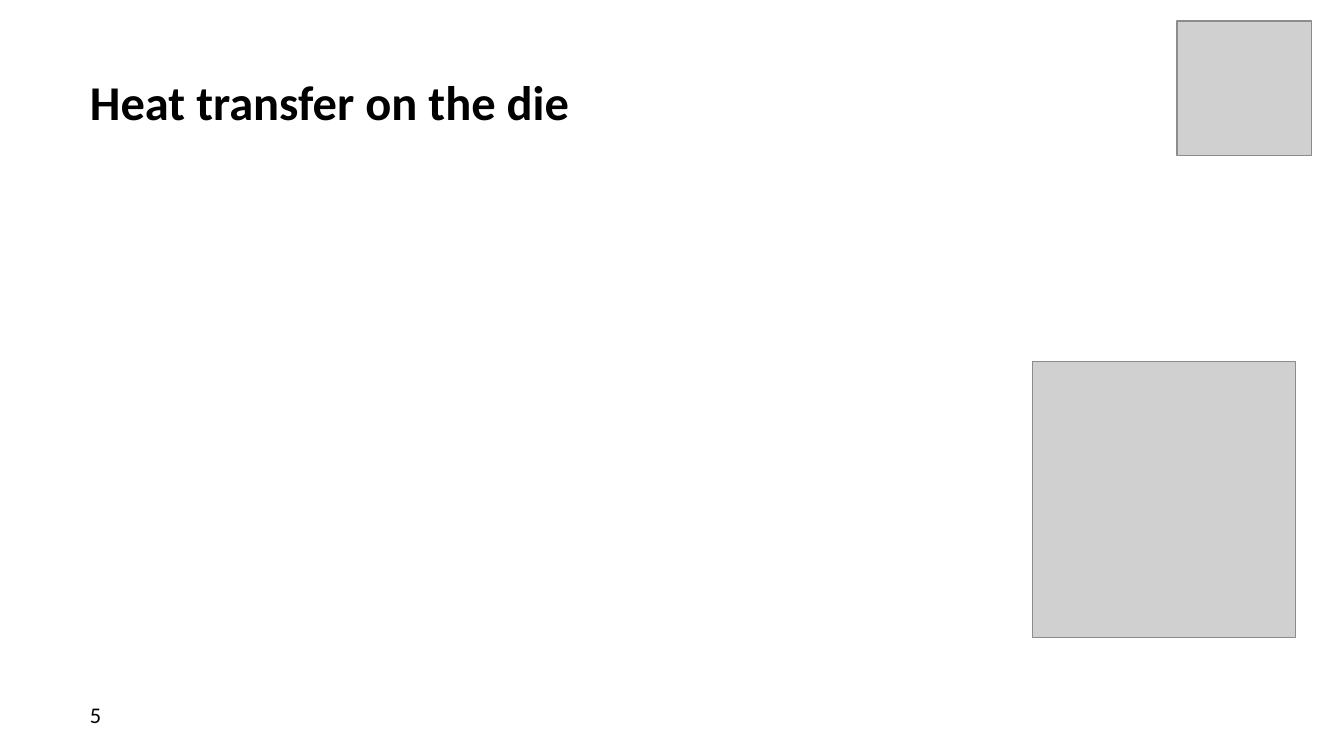
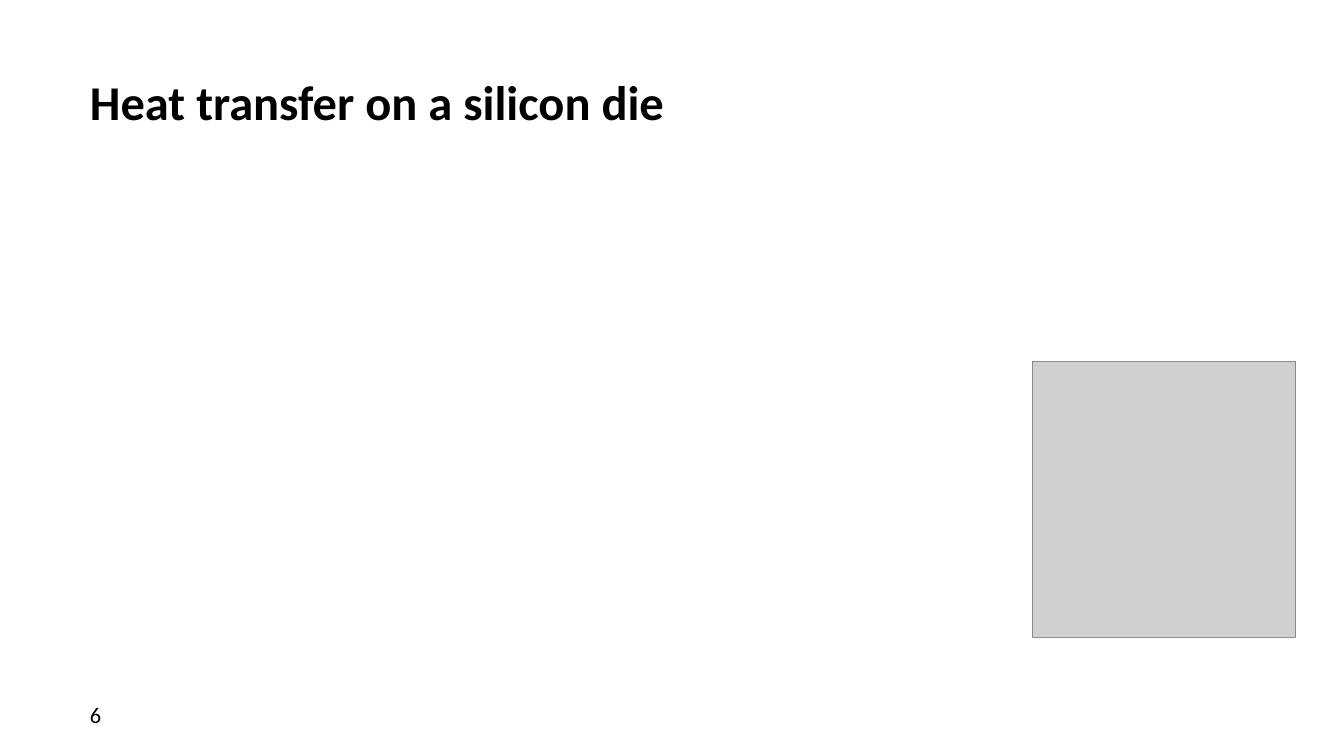
Before and after one commit to biaslab/ProbNum2026-Tutorial, a slide deck: slide 6 of slides/BIASlab-ProbNum2026.pptx (slide 5 before the commit). Drawn at 1344x756 pixels with LibreOffice and Linux fonts; fonts in the diff are those of the drawing; grey boxes stand for pictures; background and template pictures are left out. Boxes give left, top, right and bottom in pixels: in the first picture for what was removed or moved away, otherwise in the second. Text is boxed around its words. In the diff, an @@ line names an element or a change of style, - is before the commit and + after.

```diff
--- a/slides/BIASlab-ProbNum2026.pptx
+++ b/slides/BIASlab-ProbNum2026.pptx
@@ picture removed at (1177, 22, 1312, 156) @@
@@ title at (90, 86, 664, 121): text changed @@
-Heat transfer on the die
+Heat transfer on a silicon die
@@ page number at (90, 708, 101, 723): text changed @@
-5
+6
```
Also in this commit, not shown: 14 other slides changed, 22 slides added, 9 slides removed, 19 other files.
